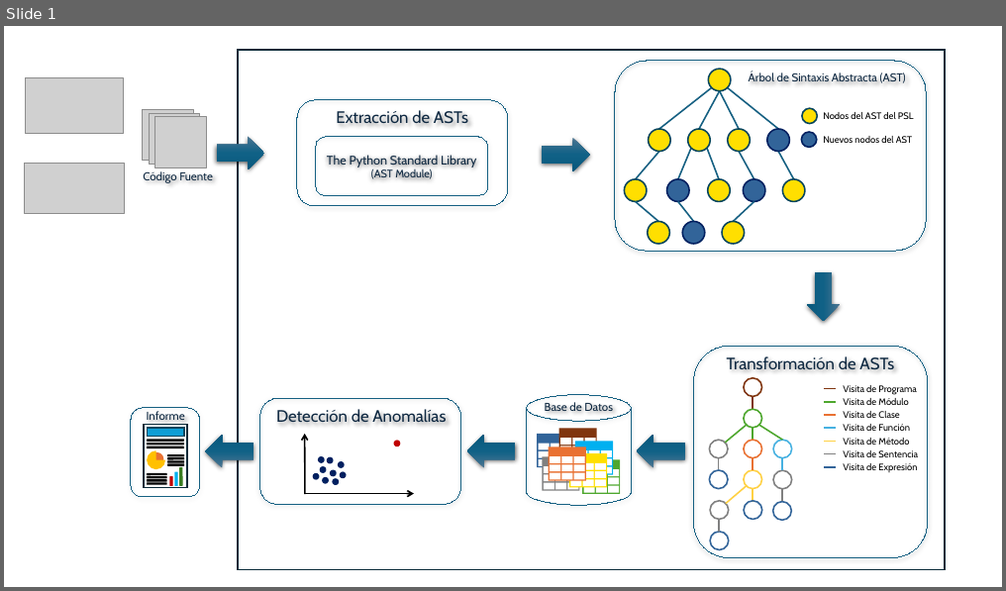
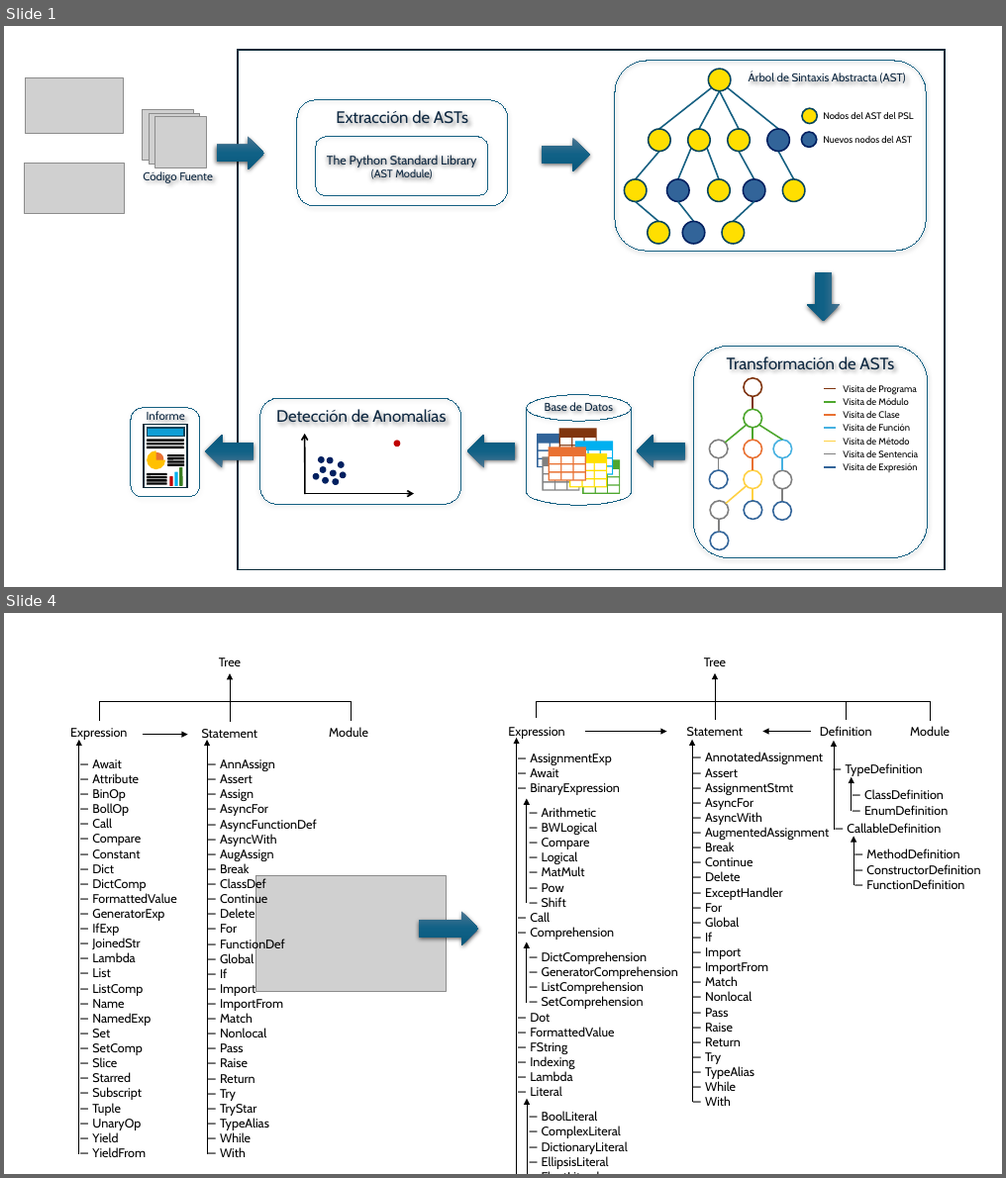
Before and after one commit to UO284262/PythonSourceCodeAnalysis, a slide deck: documentation/Sistema.pptx. Shown one above the other, each under a label of ours: slide 1 before the commit, slides 1 and 4 after it; the slides between them are not shown. The pictures are 1006x591 and 1006x1178 pixels, drawn with LibreOffice and Linux fonts; fonts in the diff are those of the drawing; grey boxes stand for pictures. Boxes give left, top, right and bottom in pixels: in the first picture for what was removed or moved away, otherwise in the second. Text is boxed around its words. In the diff, an @@ line names an element or a change of style, - is before the commit and + after.

```diff
--- a/documentation/Sistema.pptx
+++ b/documentation/Sistema.pptx
@@ slide 4 added at bbox=[4, 613, 1002, 1174], background #FFFFFF @@
@@ text added at bbox=[219, 658, 241, 666], 12 pt, text #000000 @@
+Tree
@@ arrow added from (230, 722) to (230, 673), #000000 0.75 pt @@
@@ text added at bbox=[70, 728, 127, 741], 12 pt, text #000000 @@
+Expression
@@ line added from (99, 702) to (230, 702), #000000 0.75 pt @@
@@ line added from (99, 722) to (99, 702), #000000 0.75 pt @@
@@ text added at bbox=[202, 729, 258, 741], 12 pt, text #000000 @@
+Statement
@@ line added from (224, 702) to (351, 702), #000000 0.75 pt @@
@@ text added at bbox=[329, 727, 368, 737], 12 pt, text #000000 @@
+Module
@@ line added from (351, 722) to (351, 702), #000000 0.75 pt @@
@@ group added at bbox=[508, 658, 980, 1174]: 11 texts, 11 arrows, 5 lines @@
+Tree
+Statement
+− AnnotatedAssignment
+− Assert
+− AssignmentStmt
+− AsyncFor
+− AsyncWith
+− AugmentedAssignment
+− Break
+− Continue
+− Delete
+− ExceptHandler
+− For
+− Global
+− If
+− Import
+− ImportFrom
+− Match
+− Nonlocal
+− Pass
+− Raise
+− Return
+− Try
+− TypeAlias
+− While
+− With
+Expression
+Definition
+− CallableDefinition
+− ClassDefinition
+− EnumDefinition
+− MethodDefinition
+− ConstructorDefinition
+− FunctionDefinition
+− TypeDefinition
+Module
+− AssignmentExp
+− Await
+− BinaryExpression
+− Arithmetic
+− BWLogical
+− Compare
+− Logical
+− MatMult
+− Pow
+− Shift
+− Call
+− Comprehension
+− DictComprehension
+− GeneratorComprehension
+− ListComprehension
+− SetComprehension
+− Dot
+− FormattedValue
+− FString
+− Indexing
+− Lambda
+− Literal
+− BoolLiteral
+− ComplexLiteral
+− DictionaryLiteral
+− EllipsisLiteral
+− FloatLiteral
+− IntLiteral
+− ListLiteral
+− NoneLiteral
+− SetLiteral
+− StringLiteral
+− TupleLiteral
+− NoneType
+− Slice
+− Star
+− Ternary
+− UnaryExpression
+− UnaryArithmetic
+− UnaryBWNot
+− UnaryNot
+− Variable
+− Yield
+− YieldFrom
@@ arrow added from (79, 1155) to (79, 740), #000000 0.75 pt @@
@@ text added at bbox=[92, 760, 176, 1157], 12 pt, text #000000 @@
+− Await
+− Attribute
+− BinOp
+− BollOp
+− Call
+− Compare
+− Constant
+− Dict
+− DictComp
+− FormattedValue
+− GeneratorExp
+− IfExp
+− JoinedStr
+− Lambda
+− List
+− ListComp
+− Name
+− NamedExp
+− Set
+− SetComp
+− Slice
+− Starred
+− Subscript
+− Tuple
+− UnaryOp
+− Yield
+− YieldFrom
@@ arrow added from (143, 735) to (188, 735), #000000 0.75 pt @@
@@ arrow added from (207, 1155) to (207, 740), #000000 0.75 pt @@
@@ text added at bbox=[220, 760, 317, 1157], 12 pt, text #000000 @@
+− AnnAssign
+− Assert
+− Assign
+− AsyncFor
+− AsyncFunctionDef
+− AsyncWith
+− AugAssign
+− Break
+− ClassDef
+− Continue
+− Delete
+− For
+− FunctionDef
+− Global
+− If
+− Import
+− ImportFrom
+− Match
+− Nonlocal
+− Pass
+− Raise
+− Return
+− Try
+− TryStar
+− TypeAlias
+− While
+− With
@@ picture added at bbox=[256, 875, 446, 991] @@
@@ right arrow added at bbox=[420, 912, 479, 947], fill gradient #4C7591 to #106287 to #09597D @@
```
Also in this commit, not shown: 2 other slides added, 1 slide removed, 2 other files.
